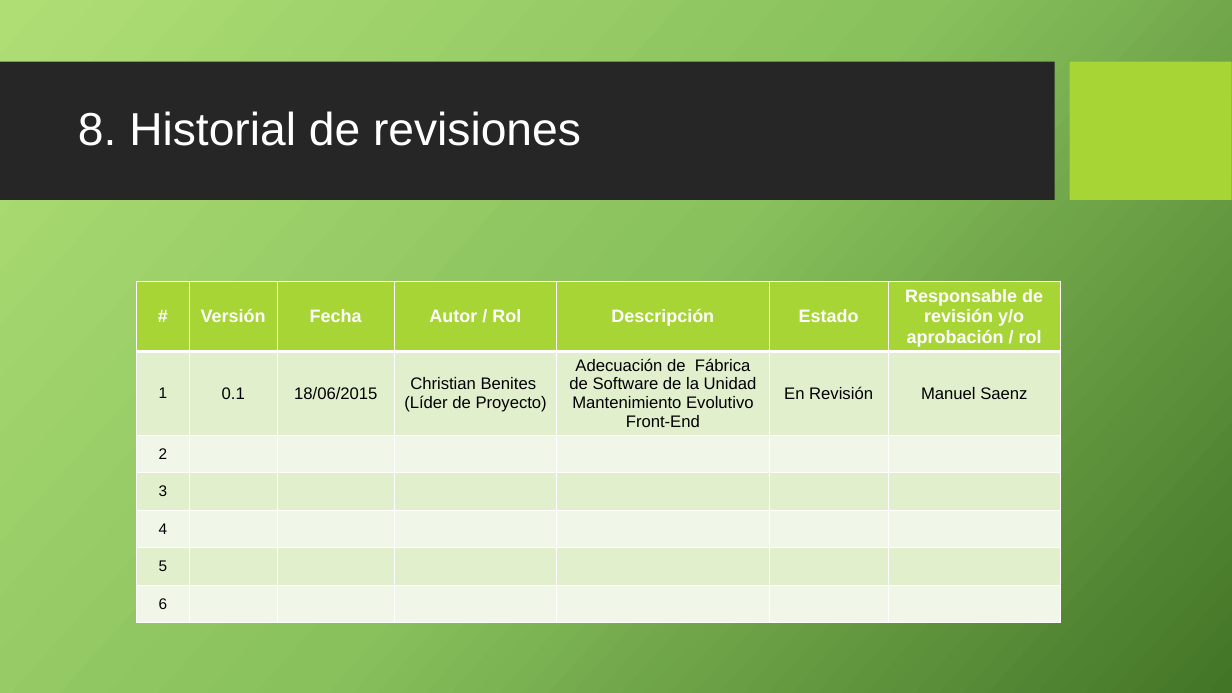
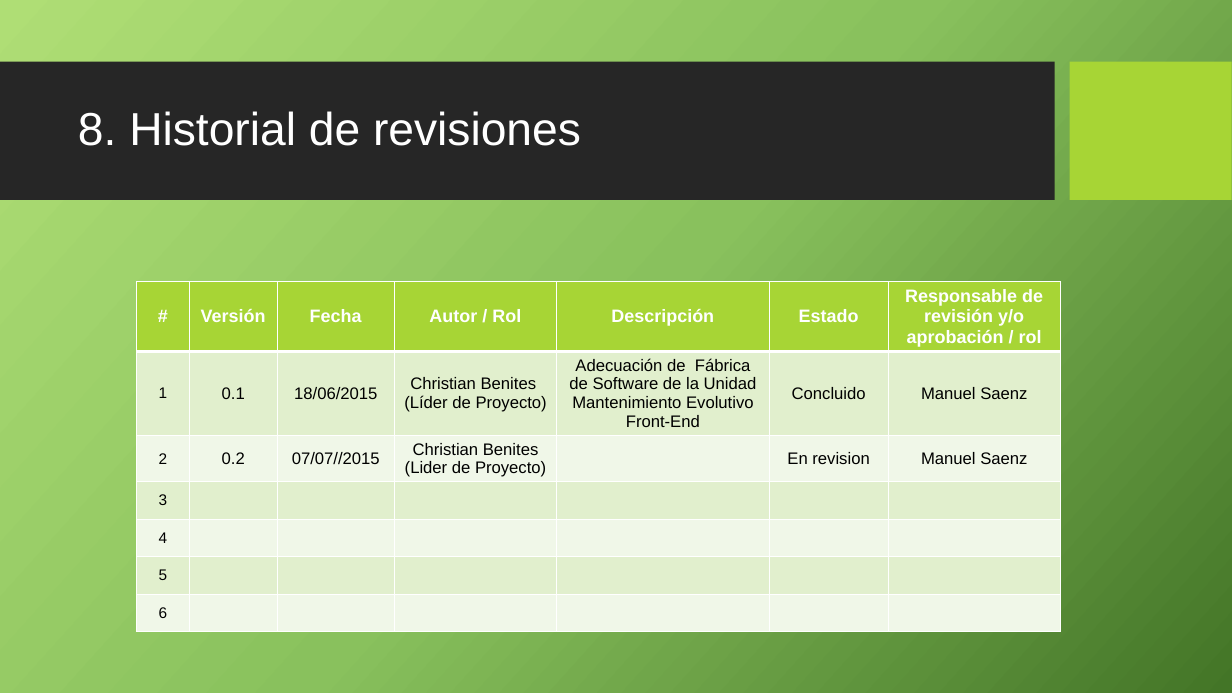
Before and after one commit to cjbensan/sistema-facturacion-inventario, a slide deck: slide 22 of CMMI-Nivel-2/PPQA/PACPPQA_0.1_2015.pptx. Drawn at 1232x693 pixels with LibreOffice and Linux fonts; fonts in the diff are those of the drawing; background and template pictures are left out. Boxes give left, top, right and bottom in pixels: in the first picture for what was removed or moved away, otherwise in the second. Text is boxed around its words. In the diff, an @@ line names an element or a change of style, - is before the commit and + after.

```diff
--- a/CMMI-Nivel-2/PPQA/PACPPQA_0.1_2015.pptx
+++ b/CMMI-Nivel-2/PPQA/PACPPQA_0.1_2015.pptx
@@ table at [137,282,1062,644] @@
-row 2, column 6: En Revisión
+row 2, column 6: Concluido
-row 3: 2 |  |  |  |  |  | 
+row 3: 2 | 0.2 | 07/07//2015 | Christian Benites / (Lider de Proyecto) |  | En revision | Manuel Saenz
```
Also in this commit, not shown: 6 other slides changed.
